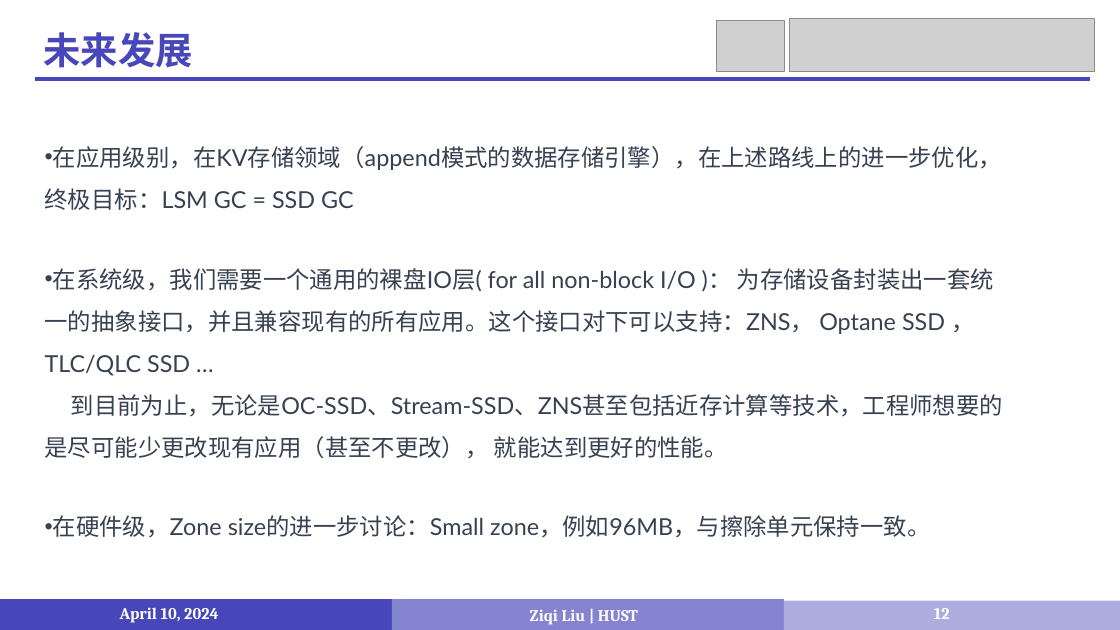
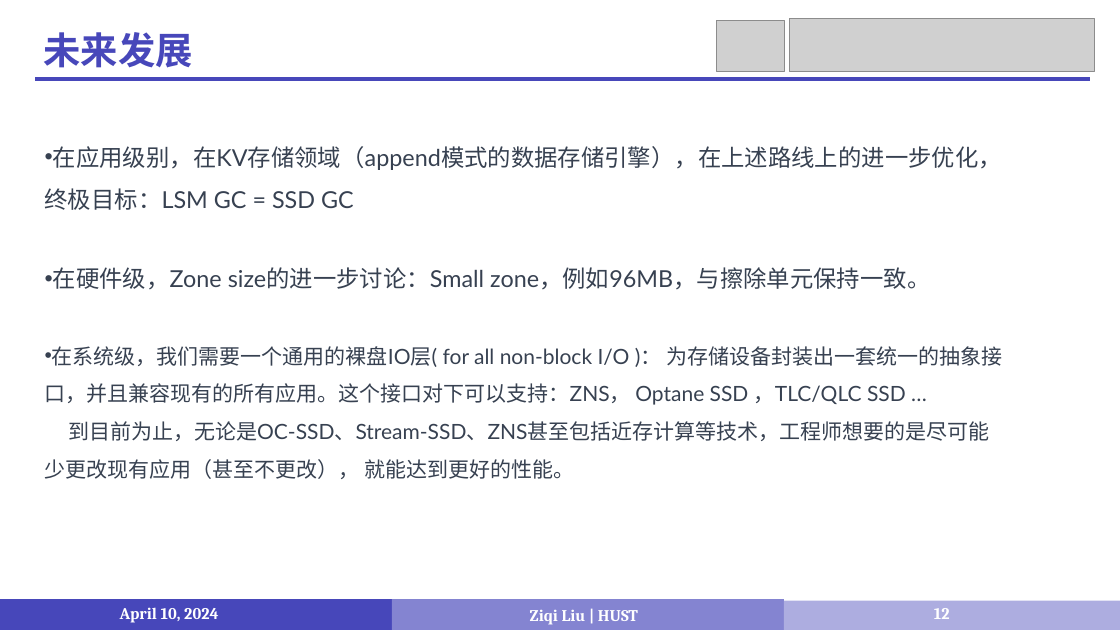
Before and after one commit to LiuziqiOvO/md, a slide deck: slide 12 of Paper/报告/6_4-10汇报.pptx. Drawn at 1120x630 pixels with LibreOffice and Linux fonts; fonts in the diff are those of the drawing; grey boxes stand for pictures; background and template pictures are left out. Boxes give left, top, right and bottom in pixels: in the first picture for what was removed or moved away, otherwise in the second. Text is boxed around its words. In the diff, an @@ line names an element or a change of style, - is before the commit and + after.

Commit message:
4-10

```diff
--- a/Paper/报告/6_4-10汇报.pptx
+++ b/Paper/报告/6_4-10汇报.pptx
@@ text at [53,267,930,289]: paragraph added @@
+• 在硬件级，Zone size的进一步讨论：Small zone，例如96MB，与擦除单元保持一致。
@@ text at [45,346,1002,479]: size 20 to 18 pt in "在系统级，我们需要一个通用的裸盘IO层( for all non-block I/O )： 为存储设备封装出一套统一的抽 ...", "到目前为止，无论是OC-SSD、Stream-SSD、ZNS甚至包括近存计算等技术，工程师想要的是尽可能少更改现有应用（ ..." @@
@@ text at [53,515,930,537]: paragraph removed @@
-• 在硬件级，Zone size的进一步讨论：Small zone，例如96MB，与擦除单元保持一致。
```
Also in this commit, not shown: 3 other slides changed, 1 slide removed.
